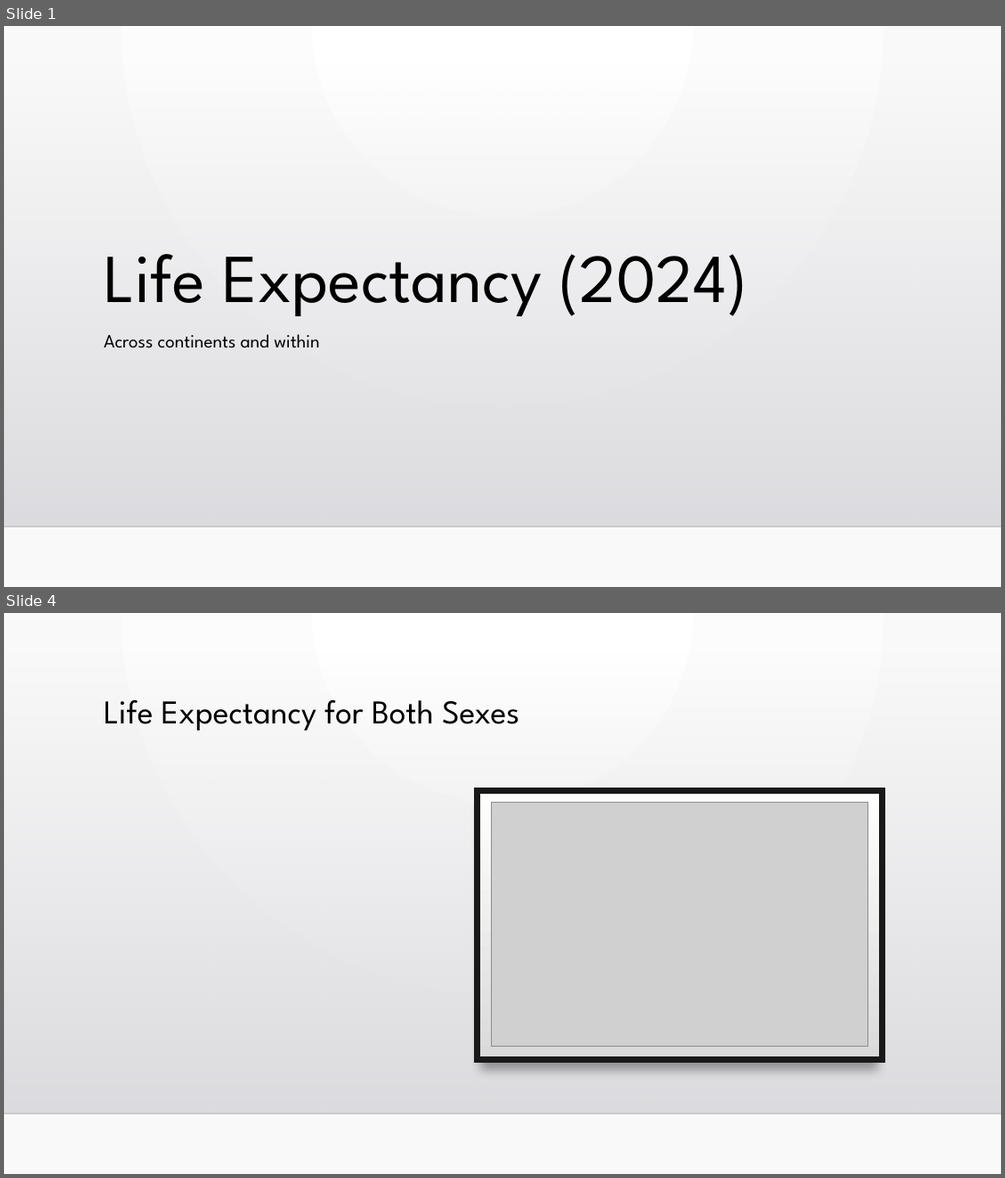
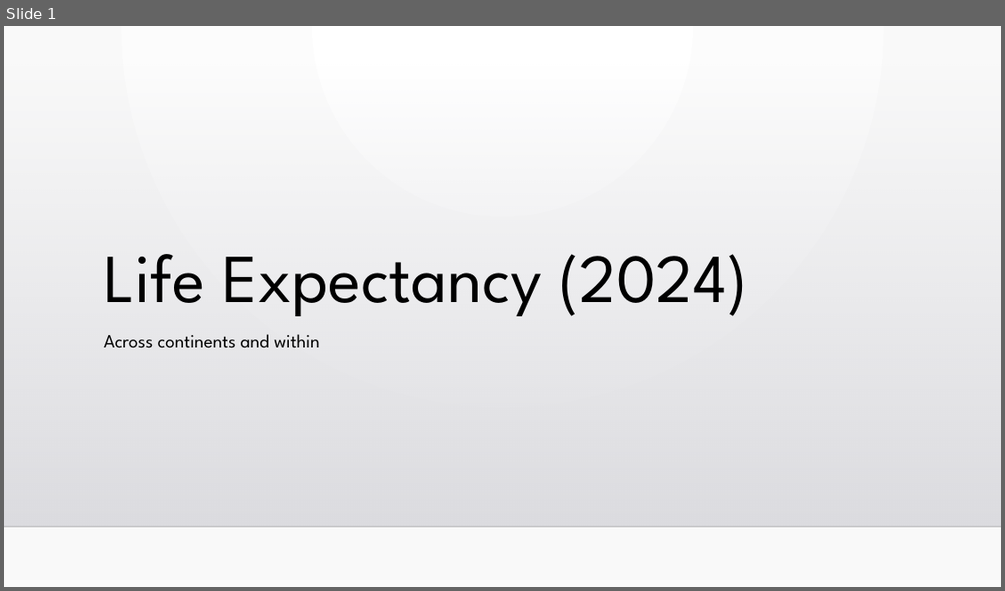
Before and after one commit to davidag2696/life_expectancy, a slide deck: Life Expectancy (2024).pptx. Shown one above the other, each under a label of ours: slides 1 and 4 before the commit, slide 1 after it; the slides between them are not shown. The pictures are 1005x1178 and 1005x591 pixels, drawn with LibreOffice and Linux fonts; fonts in the diff are those of the drawing; grey boxes stand for pictures; background and template pictures are left out. Boxes give left, top, right and bottom in pixels: in the first picture for what was removed or moved away, otherwise in the second. Text is boxed around its words. In the diff, an @@ line names an element or a change of style, - is before the commit and + after.

```diff
--- a/Life Expectancy (2024).pptx
+++ b/Life Expectancy (2024).pptx
@@ slide 4 removed at (4, 613, 1001, 1174), background gradient #FFFFFF to #FAFAFA; not listed: 2 template elements that a slide beside it also shows @@
@@ title removed at (104, 700, 519, 730) @@
-Life Expectancy for Both Sexes
@@ rectangle removed at (477, 789, 882, 1060) @@
@@ rectangle removed at (477, 790, 882, 1060) @@
@@ picture removed at (491, 803, 868, 1046) @@
```
Also in this commit, not shown: 2 slides changed, 13 slides added, 1 other slide removed, 16 other files.
